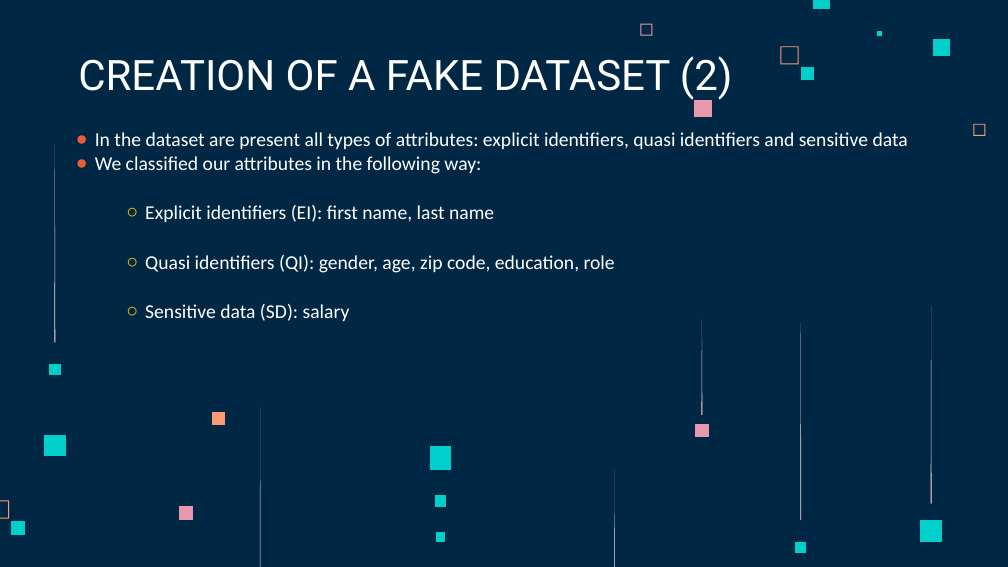
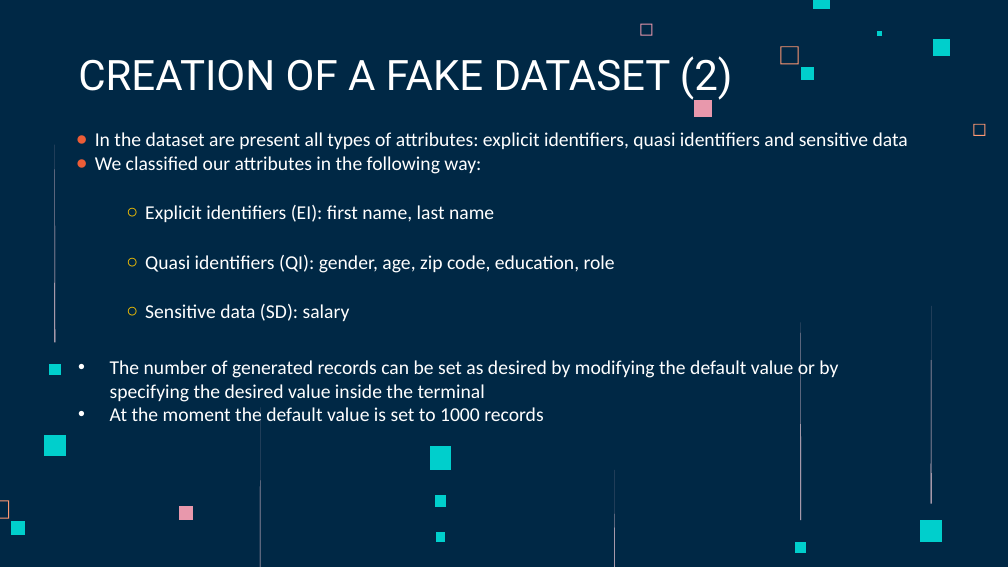
Before and after one commit to AaronKromer/progetto_data, a slide deck: slide 4 of l-diversity.pptx. Drawn at 1008x567 pixels with LibreOffice and Linux fonts; fonts in the diff are those of the drawing. Boxes give left, top, right and bottom in pixels: in the first picture for what was removed or moved away, otherwise in the second. Text is boxed around its words. In the diff, an @@ line names an element or a change of style, - is before the commit and + after.

```diff
--- a/l-diversity.pptx
+++ b/l-diversity.pptx
@@ freeform shape removed at box(702, 319, 703, 414) @@
@@ text added at box(110, 358, 838, 421), 14 pt, text #FFFFFF @@
+• The number of generated records can be set as desired by modifying the default value or by specifying the desired value inside the terminal
+• At the moment the default value is set to 1000 records
@@ freeform shape removed at box(213, 412, 226, 425) @@
@@ freeform shape removed at box(696, 423, 709, 436) @@
```
Also in this commit, not shown: 3 other slides changed, 2 slides added, 1 slide removed.
